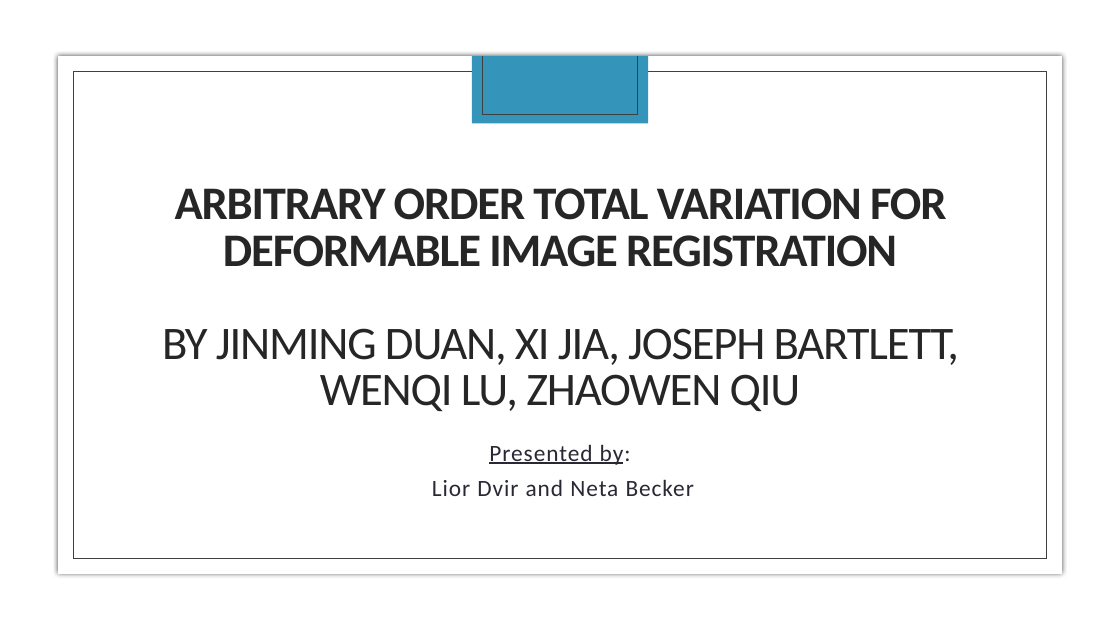
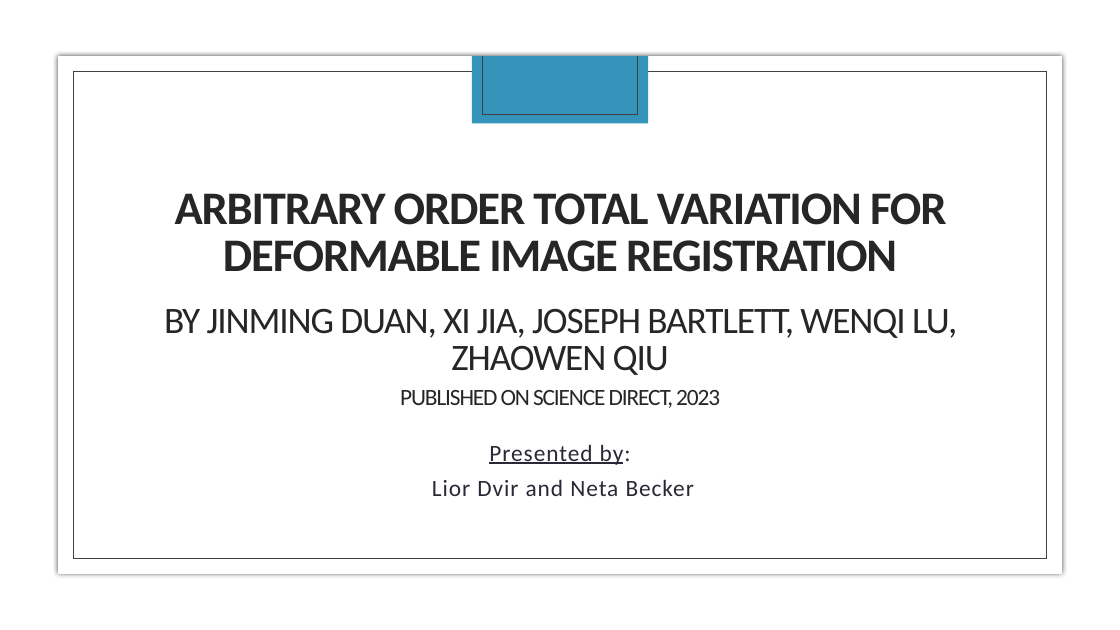
Before and after one commit to liordvir/AOTV, a slide deck: slide 1 of updated_presentation.pptx. Drawn at 1120x630 pixels with LibreOffice and Linux fonts; fonts in the diff are those of the drawing; background and template pictures are left out. Boxes give left, top, right and bottom in pixels: in the first picture for what was removed or moved away, otherwise in the second. Text is boxed around its words. In the diff, an @@ line names an element or a change of style, - is before the commit and + after.

Commit message:
presentation with publish date and journal

```diff
--- a/updated_presentation.pptx
+++ b/updated_presentation.pptx
@@ title at [164, 193, 957, 408]: text changed; bold off @@
-ARBITRARY ORDER TOTAL VARIATION FOR DEFORMABLE IMAGE REGISTRATION
-BY JINMING DUAN, XI JIA, JOSEPH BARTLETT, WENQI LU, ZHAOWEN QIU
+ARBITRARY ORDER TOTAL VARIATION FOR DEFORMABLE IMAGE REGISTRATION
+BY JINMING DUAN, XI JIA, JOSEPH BARTLETT, WENQI LU, ZHAOWEN QIU
+PUBLISHED ON SCIENCE DIRECT, 2023
```
